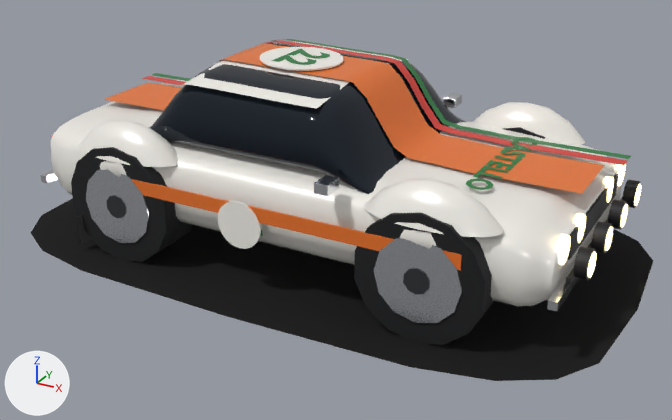
The glTF model art/models/car-2.glb, before and after one commit.
Rendered twice from a 50 mm camera at (2.6, -4.66, 2.53) aimed at (0.09, -0.11, 0.26). Lighting does not change. The marker at lower left points along +X, +Y and +Z. The older version comes first. Vertices at exactly the same position are counted once.

The scene before the commit, as lines of its bpy script (objects in view):
```python
me_body = bpy.data.meshes.new('body')
me_body.from_pydata(...)  # 3624 vertices, 6353 faces; spans x -1.9..1.9, y -1.14..1.14, z 0.0..1.15
me_body.materials.append(mat_paint)
me_body.materials.append(mat_glass)
me_body.materials.append(mat_roof)
me_body.materials.append(mat_stripe)
me_body.materials.append(mat_white)
me_body.materials.append(mat_lamp)
me_body.materials.append(mat_tail)
me_body.materials.append(mat_black)
me_body.materials.append(mat_chrome)
me_body.materials.append(mat_band0)
me_body.materials.append(mat_band1)
me_body.materials.append(mat_ink)
me_body.materials.append(mat_tyre)
me_body.materials.append(mat_rim)
me_body.materials.append(mat_hub)
me_body.materials.append(mat_contact)
ob_car_2 = bpy.data.objects.new('car-2', me_body)
ob_car_2.location = (0.0, 0.0, 0.0)
```
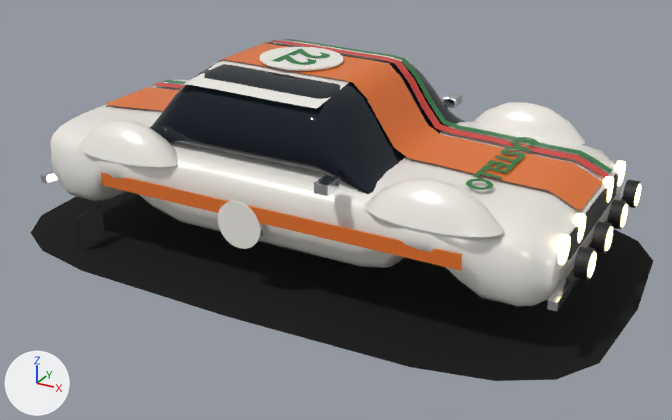
What changed in the scene script:
```text
Change me_body:
    used by ob_car_2; location = (0.0, 0.0, 0.0)
    remove me_body.from_pydata(...)  # 3624 vertices, 6353 faces; spans x -1.9..1.9, y -1.14..1.14, z 0.0..1.15
    add me_body.from_pydata(...)  # 3324 vertices, 5809 faces; spans x -1.9..1.9, y -1.14..1.14, z 0.01..1.15
    me_body part 1: 12 loose pieces with 288 vertices, spanning x -1.29..1.33, y -0.89..0.89, z 0.0..0.72, are deleted
    me_body part 2
    23 vertices are removed from x -1.68..1.68, y 0.27..0.44, z 0.71..0.75
    40 faces are deleted
    29 vertices in x -1.23..1.4, y -0.23..0.44, z 0.71..0.75 move by (0.0, 0.0, -0.01)
    28 vertices in x -1.41..1.41, y -0.23..0.44, z 0.71..0.75 move by (0.0, 0.0, -0.02)
    16 vertices in x -1.58..-1.4, y -0.23..0.44, z 0.74..0.75 move by (0.0, 0.0, -0.03)
    6 vertices in x 1.49, y 0.27..0.44, z 0.71 move by (0.0, 0.0, -0.05)
    4 vertices in x 1.5, y -0.23..0.23, z 0.71 move by (0.0, 0.0, -0.06)
    4 vertices in x 1.58, y -0.23..0.23, z 0.71 move by (0.0, 0.0, -0.1)
    16 vertices move from x -1.68..1.12, y -0.23..0.44, z 0.71..0.75 to x -1.59..1.12, y -0.23..0.44, z 0.71..0.74
    5 vertices are added at (1.21, 0.36, 0.7), (-1.59, 0.41, 0.71), (-1.59, 0.44, 0.71), (1.12, 0.36, 0.7), (-1.59, 0.38, 0.71)
    6 new vertices lie (0.1, 0.0, -0.05) away from vertices in x 1.49, y 0.27..0.44, z 0.71
    13 new faces join them, mat_band0
    8 new faces join them, mat_band1
    3 new faces join them, mat_ink
    remove me_body.materials.append(mat_tyre)
    remove me_body.materials.append(mat_rim)
    remove me_body.materials.append(mat_hub)
```

Location of each change, [x1, y1, x2, y2] in pixels of the pictures (672 x 420 px; the box of a moved part takes in the faces that stretch with it):
part 1 of me_body, deleted: before [71, 127, 545, 345]
part 2 of me_body, moved or reshaped: before [104, 73, 631, 194]; after [105, 80, 612, 211]
